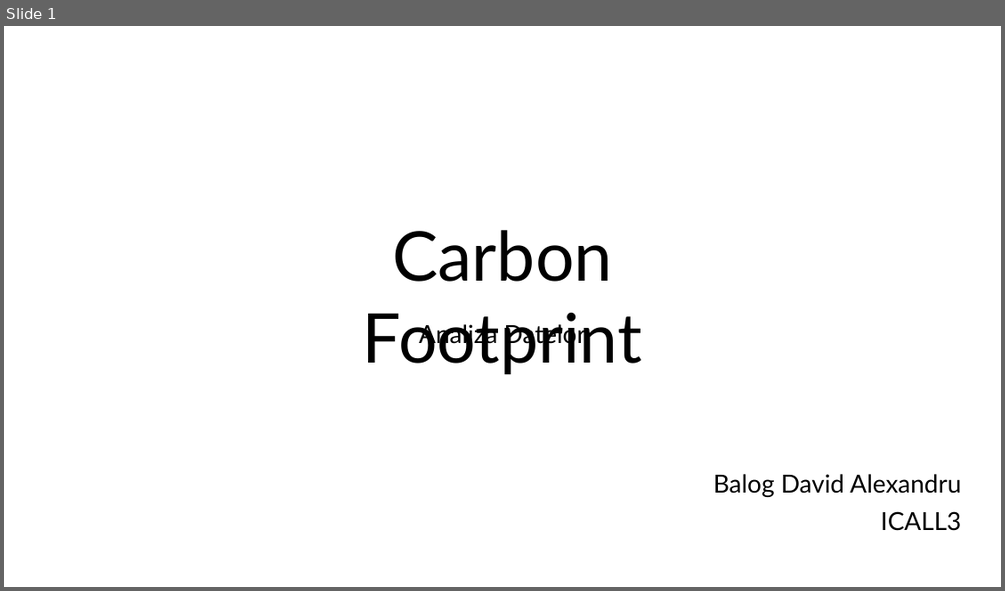
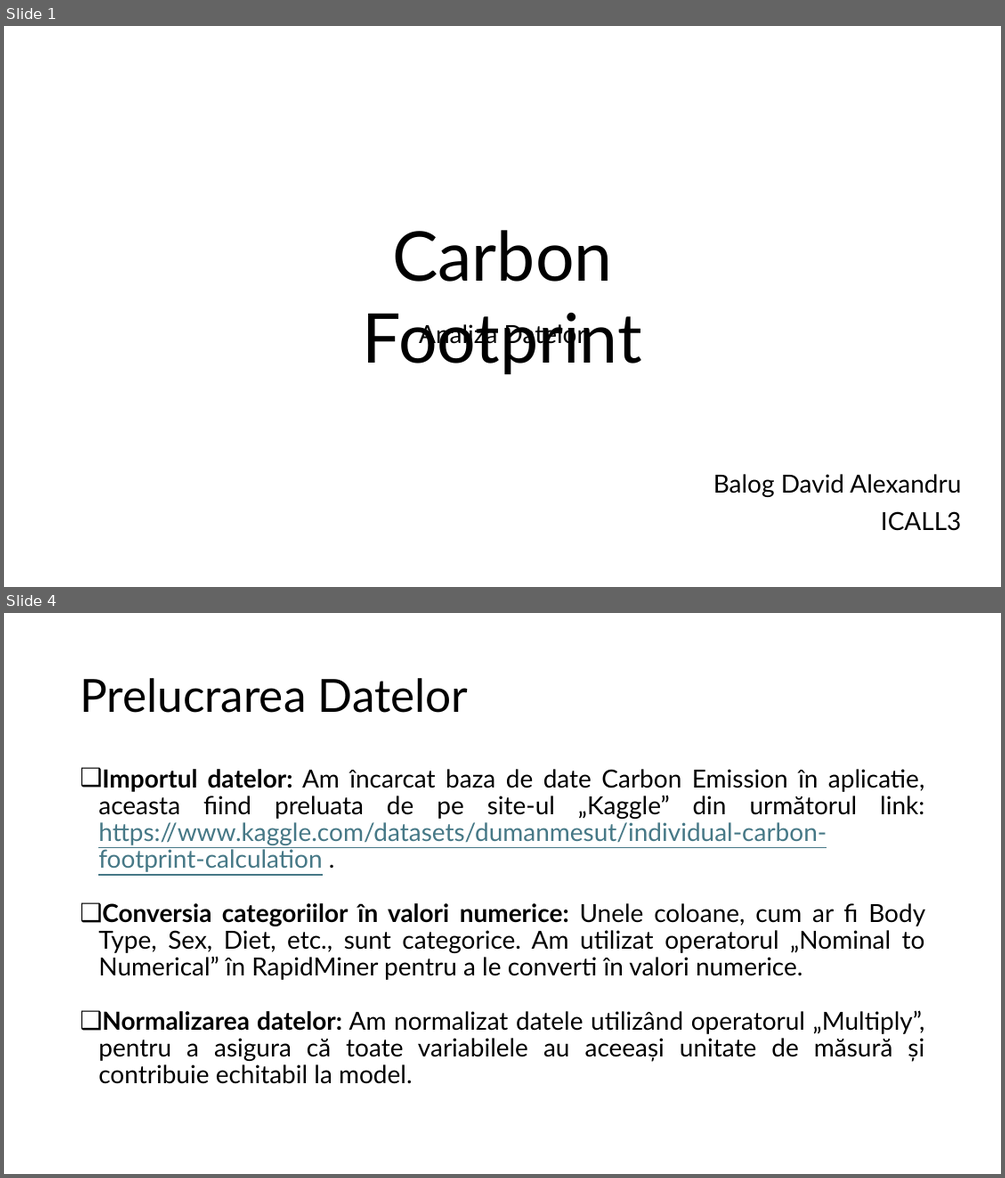
Before and after one commit to BalogDavid/ProiectAnalizaDate, a slide deck: Prezentare Analiza Datelor-Balog David Alexandru.pptx. Shown one above the other, each under a label of ours: slide 1 before the commit, slides 1 and 4 after it; the slides between them are not shown. The pictures are 1005x591 and 1005x1178 pixels, drawn with LibreOffice and Linux fonts; fonts in the diff are those of the drawing. Boxes give left, top, right and bottom in pixels: in the first picture for what was removed or moved away, otherwise in the second. Text is boxed around its words. In the diff, an @@ line names an element or a change of style, - is before the commit and + after.

```diff
--- a/Prezentare Analiza Datelor-Balog David Alexandru.pptx
+++ b/Prezentare Analiza Datelor-Balog David Alexandru.pptx
@@ slide 4 added at [4,613,1001,1174], background #FFFFFF @@
@@ title added at [80,678,469,713], 44 pt, text #000000 @@
+Prelucrarea Datelor
@@ text added at [98,769,925,1084], 24 pt, text #000000 @@
+❑ Importul datelor: Am încarcat baza de date Carbon Emission în aplicatie, aceasta fiind preluata de pe site-ul „Kaggle” din următorul link: https://www.kaggle.com/datasets/dumanmesut/individual-carbon-footprint-calculation .
+❑ Conversia categoriilor în valori numerice: Unele coloane, cum ar fi Body Type, Sex, Diet, etc., sunt categorice. Am utilizat operatorul „Nominal to Numerical” în RapidMiner pentru a le converti în valori numerice.
+❑ Normalizarea datelor: Am normalizat datele utilizând operatorul „Multiply”, pentru a asigura că toate variabilele au aceeași unitate de măsură și contribuie echitabil la model.
```
Also in this commit, not shown: 2 slides changed, 2 other slides added, 3 slides removed, 1 other file.
